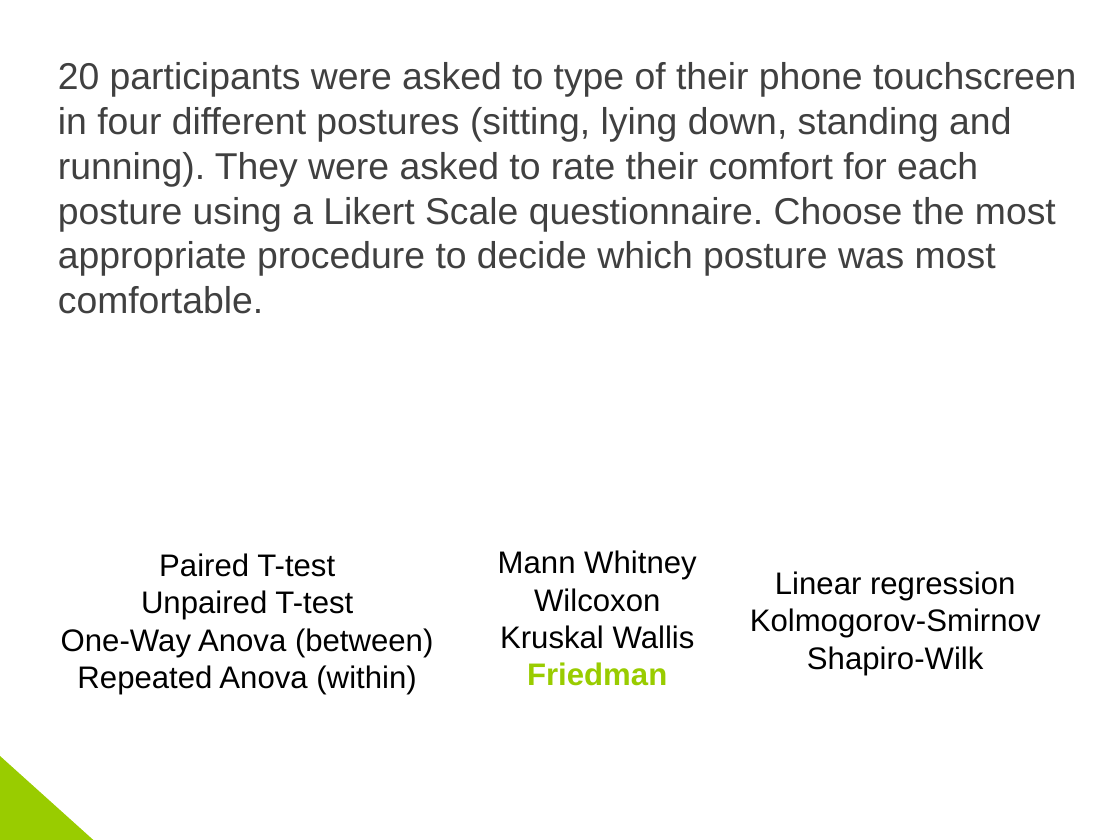
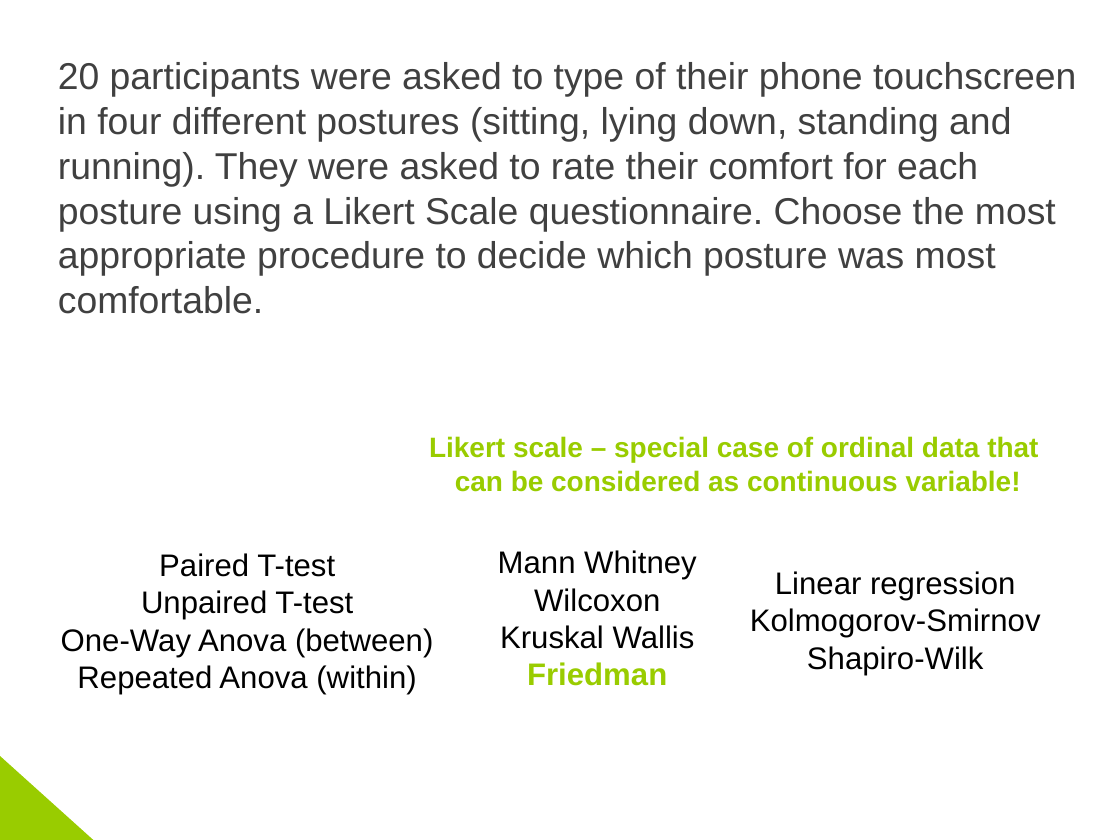
Before and after one commit to coms10011/2018_19, a slide deck: slide 44 of 16_NonParametricTests/16-Roudaut-NonParametric-50min.pptx. Drawn at 1120x840 pixels with LibreOffice and Linux fonts; fonts in the diff are those of the drawing. Boxes give left, top, right and bottom in pixels: in the first picture for what was removed or moved away, otherwise in the second. Text is boxed around its words. In the diff, an @@ line names an element or a change of style, - is before the commit and + after.

```diff
--- a/16_NonParametricTests/16-Roudaut-NonParametric-50min.pptx
+++ b/16_NonParametricTests/16-Roudaut-NonParametric-50min.pptx
@@ text added at [429, 436, 1038, 492], 18 pt, text #99CC00, bold @@
+Likert scale – special case of ordinal data that
+can be considered as continuous variable!
```
Also in this commit, not shown: 2 other slides changed, 2 other files.
